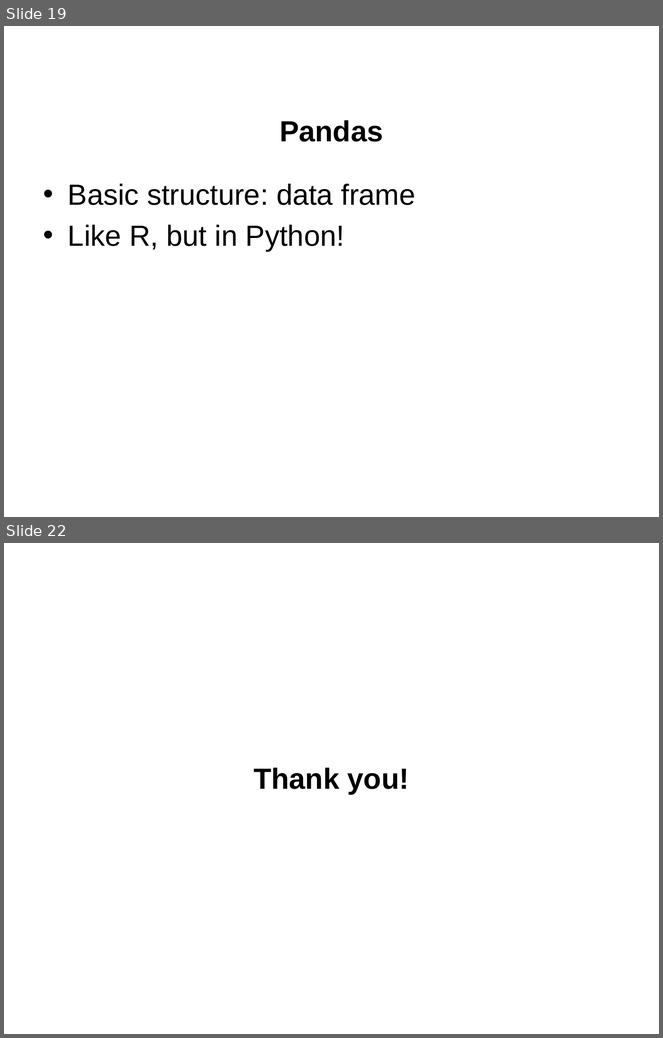
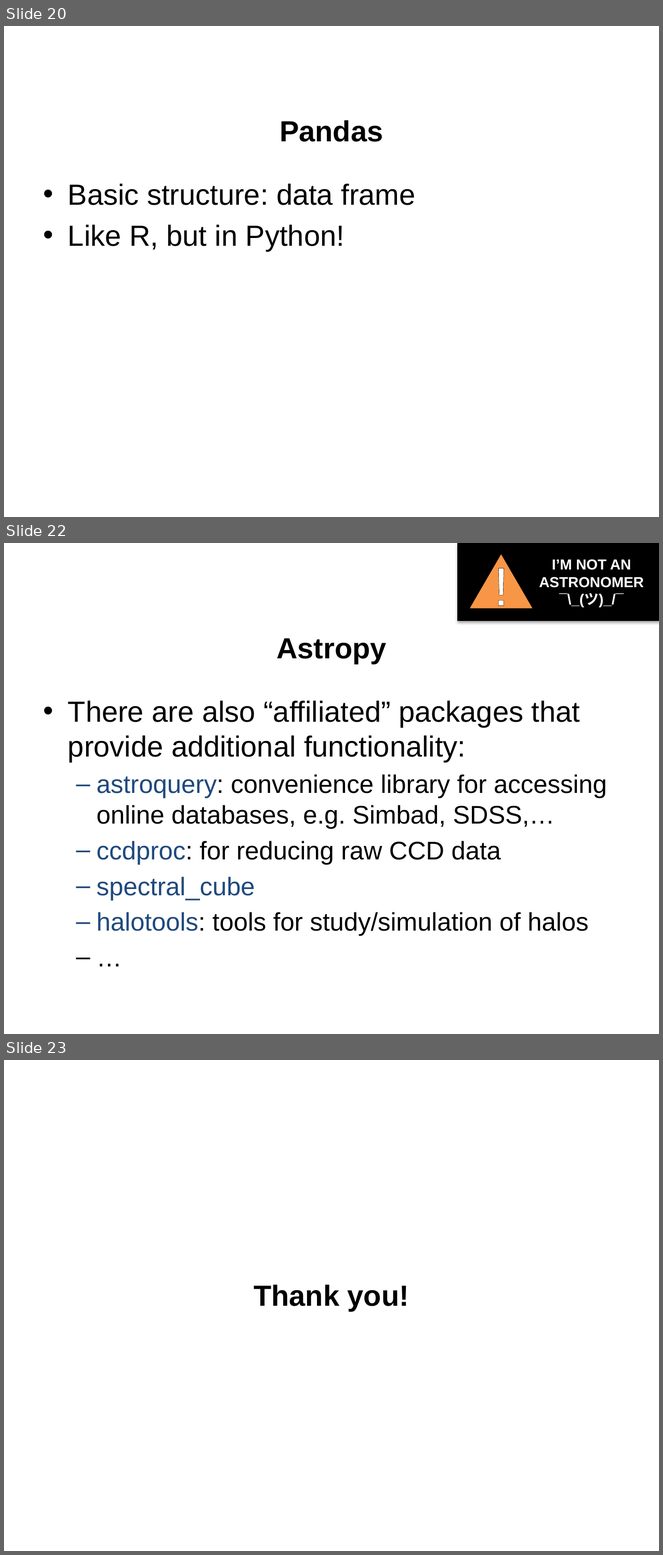
Before and after one commit to jgerity/talks, a slide deck: 2016/computing_workgroup/python_modules/python_scientific_modules.pptx. Shown one above the other, each under a label of ours: slides 19 and 22 before the commit, slides 20, 22 and 23 after it; the slides between them are not shown. The pictures are 663x1038 and 663x1555 pixels, drawn with LibreOffice and Linux fonts; fonts in the diff are those of the drawing; background and template pictures are left out. Boxes give left, top, right and bottom in pixels: in the first picture for what was removed or moved away, otherwise in the second. Text is boxed around its words. In the diff, an @@ line names an element or a change of style, - is before the commit and + after.

Commit message:
Fleshed out astropy overview and added xkcd comic

```diff
--- a/2016/computing_workgroup/python_modules/python_scientific_modules.pptx
+++ b/2016/computing_workgroup/python_modules/python_scientific_modules.pptx
@@ slide 22 added at (4,543,659,1034), background picture (left out) @@
@@ group added at (458,543,659,621): 2 texts, 1 rectangle, 1 triangle @@
+!
+I’M NOT AN ASTRONOMER
+¯\_(ツ)_/¯
@@ title added at (276,638,387,664), 32 pt, text #000000, bold @@
+Astropy
@@ text added at (68,701,607,936), 28 pt, text #000000 @@
+• There are also “affiliated” packages that provide additional functionality:
+  – astroquery: convenience library for accessing online databases, e.g. Simbad, SDSS,…
+  – ccdproc: for reducing raw CCD data
+  – spectral_cube
+  – halotools: tools for study/simulation of halos
+  – …
@@ what was slide 19 is now slide 20 @@
@@ what was slide 22 is now slide 23 @@
```
Also in this commit, not shown: 3 slides changed, 2 other slides added, 1 slide removed.
